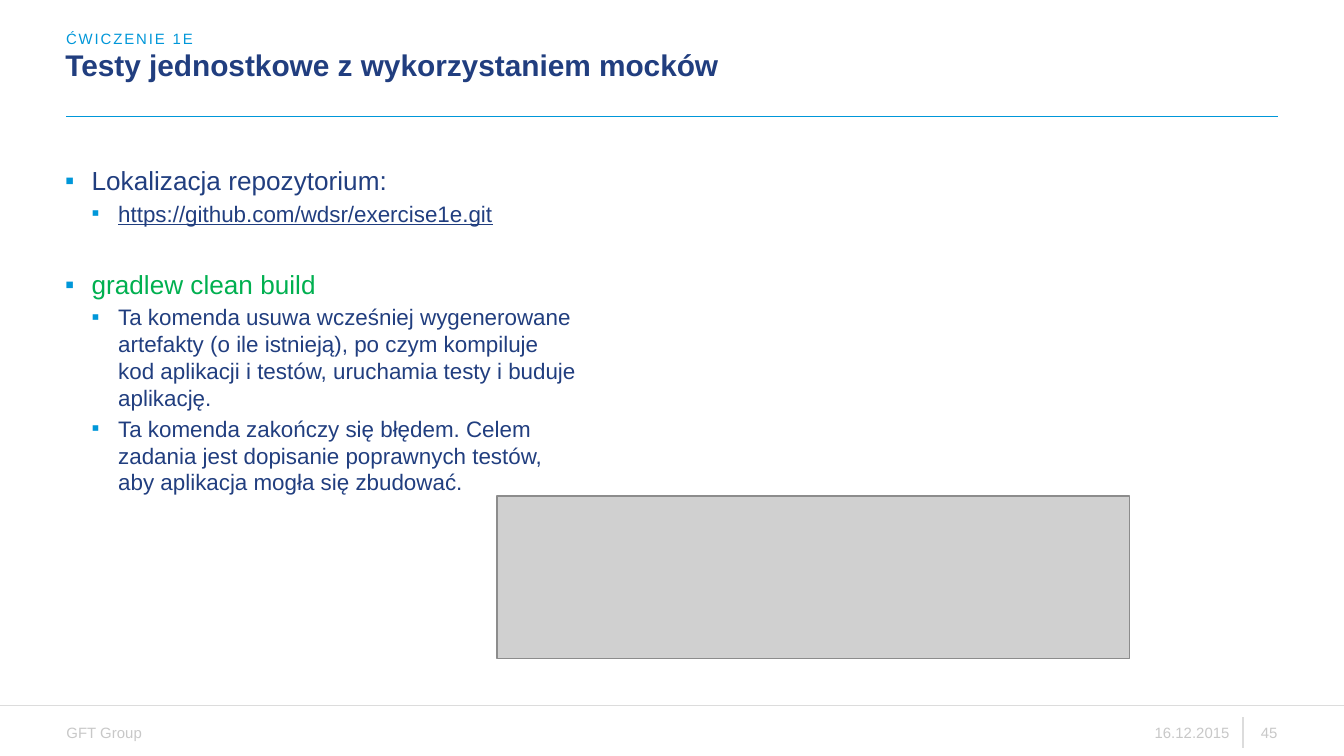
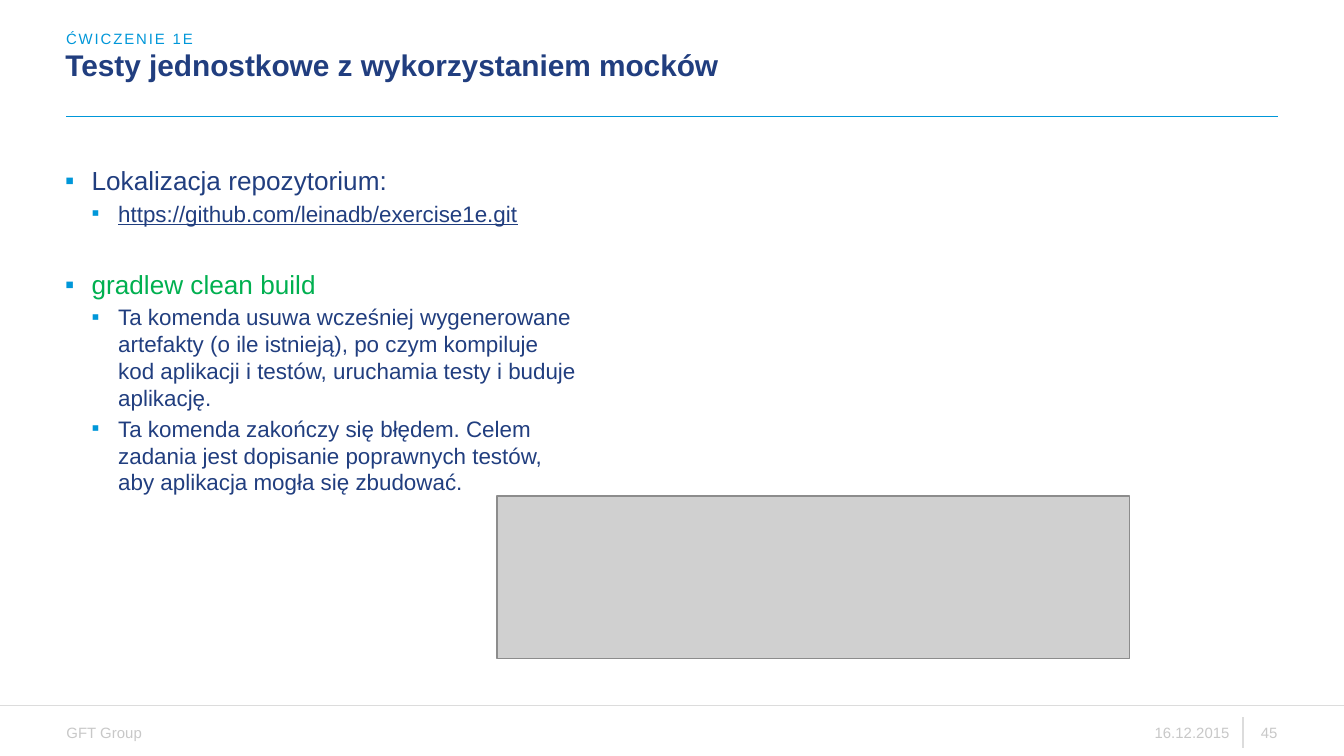
Before and after one commit to zenek24pl/exercise1a, a slide deck: slide 45 of WDSR - ćwiczenie 1.pptx. Drawn at 1344x756 pixels with LibreOffice and Linux fonts; fonts in the diff are those of the drawing; grey boxes stand for pictures; background and template pictures are left out. Boxes give left, top, right and bottom in pixels: in the first picture for what was removed or moved away, otherwise in the second. Text is boxed around its words. In the diff, an @@ line names an element or a change of style, - is before the commit and + after.

```diff
--- a/WDSR - ćwiczenie 1.pptx
+++ b/WDSR - ćwiczenie 1.pptx
@@ text at box(118, 205, 517, 227): text changed @@
-  ▪ https://github.com/wdsr/exercise1e.git
+  ▪ https://github.com/leinadb/exercise1e.git
```
Also in this commit, not shown: 4 other slides changed.
